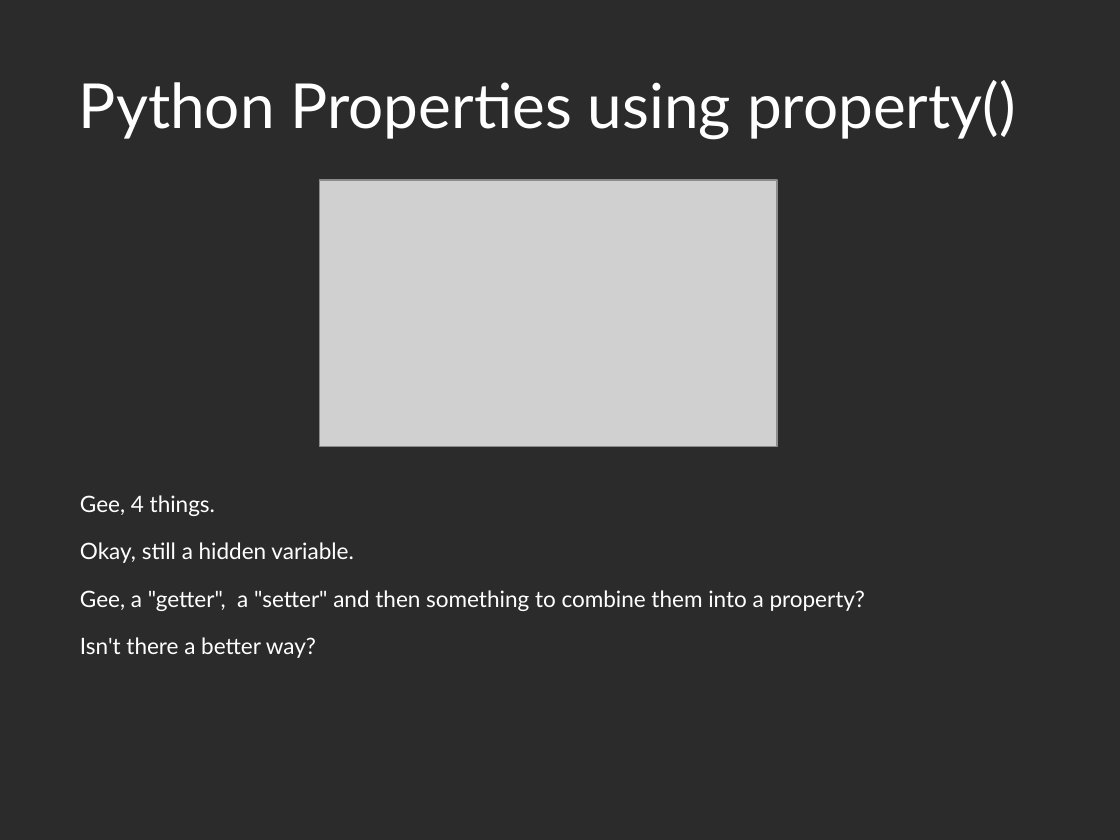
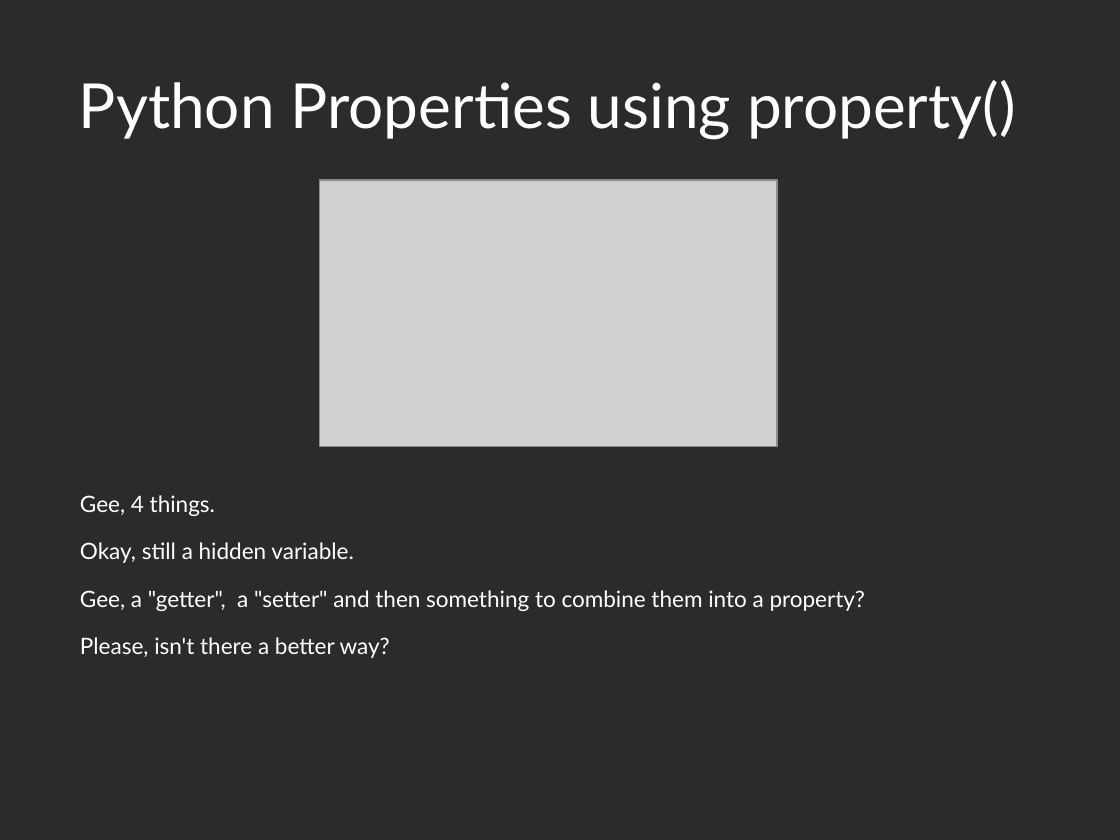
Before and after one commit to Zen-CODE/kivybits, a slide deck: slide 17 of PyCon/ZA 2013/PyCon.odp. Drawn at 1120x840 pixels with LibreOffice and Linux fonts; fonts in the diff are those of the drawing; grey boxes stand for pictures; background and template pictures are left out; a plain dark background stands for a picture behind light text. Boxes give left, top, right and bottom in pixels: in the first picture for what was removed or moved away, otherwise in the second. Text is boxed around its words. In the diff, an @@ line names an element or a change of style, - is before the commit and + after.

```diff
--- a/PyCon/ZA 2013/PyCon.odp
+++ b/PyCon/ZA 2013/PyCon.odp
@@ text at (x1=80, y1=637, x2=390, y2=658): text changed @@
-Isn't there a better way?
+Please, isn't there a better way?
```
Also in this commit, not shown: 17 other slides changed, 1 slide removed, 1 other file.
